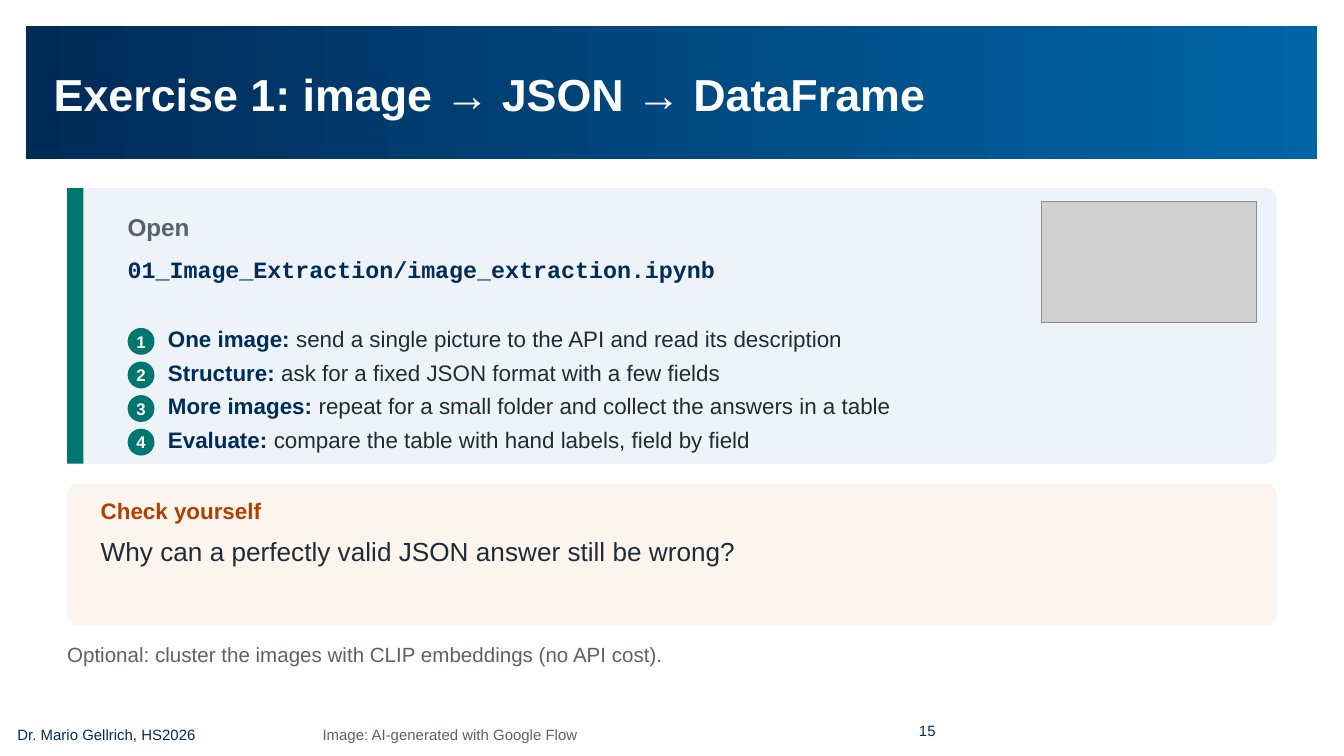
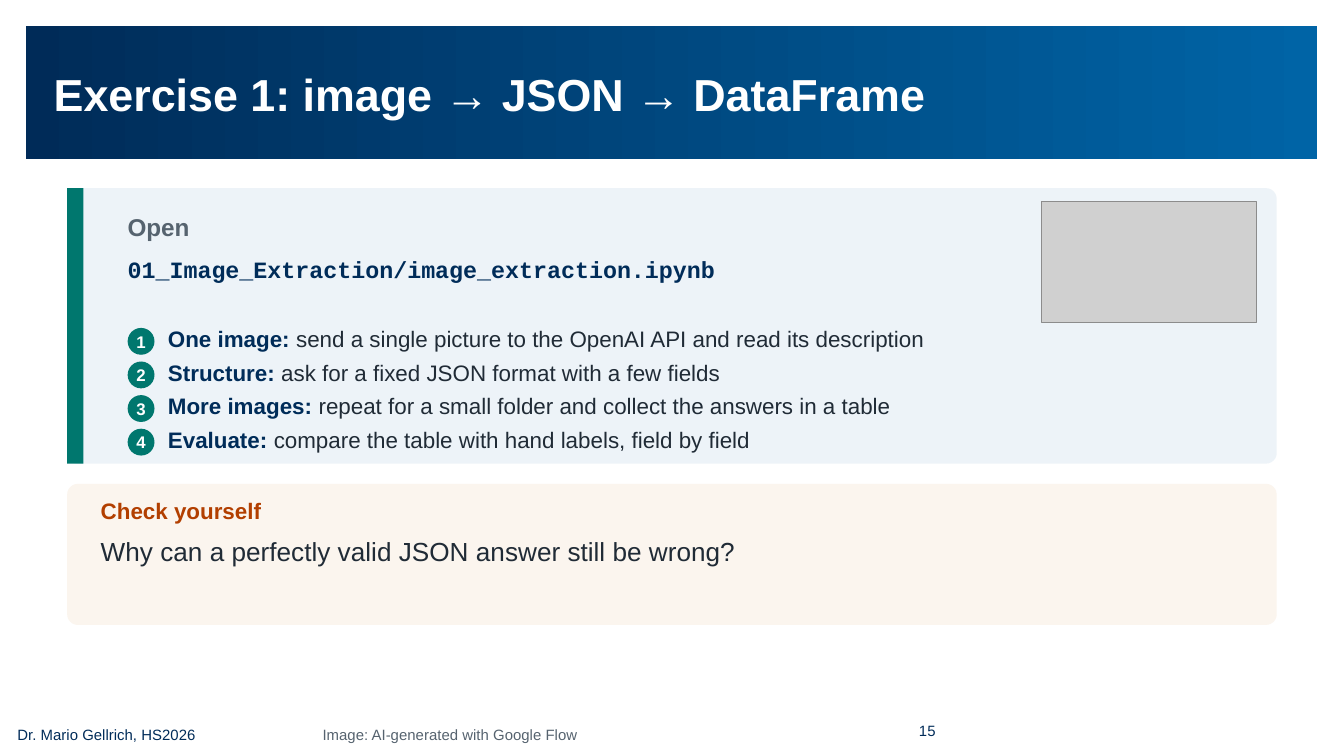
Before and after one commit to mario-gellrich-zhaw/multimodal_extraction_generation, a slide deck: slide 15 of slides/Slides_MSC_Data_Science_Week_13_EN_barrierefrei.pptx. Drawn at 1344x756 pixels with LibreOffice and Linux fonts; fonts in the diff are those of the drawing; grey boxes stand for pictures; background and template pictures are left out. Boxes give left, top, right and bottom in pixels: in the first picture for what was removed or moved away, otherwise in the second. Text is boxed around its words. In the diff, an @@ line names an element or a change of style, - is before the commit and + after.

```diff
--- a/slides/Slides_MSC_Data_Science_Week_13_EN_barrierefrei.pptx
+++ b/slides/Slides_MSC_Data_Science_Week_13_EN_barrierefrei.pptx
@@ text at bbox=[168, 330, 924, 352]: text changed @@
-One image: send a single picture to the API and read its description
+One image: send a single picture to the OpenAI API and read its description
@@ text removed at bbox=[67, 647, 662, 667] @@
-Optional: cluster the images with CLIP embeddings (no API cost).
```
Also in this commit, not shown: 8 other slides changed, 7 other files.
